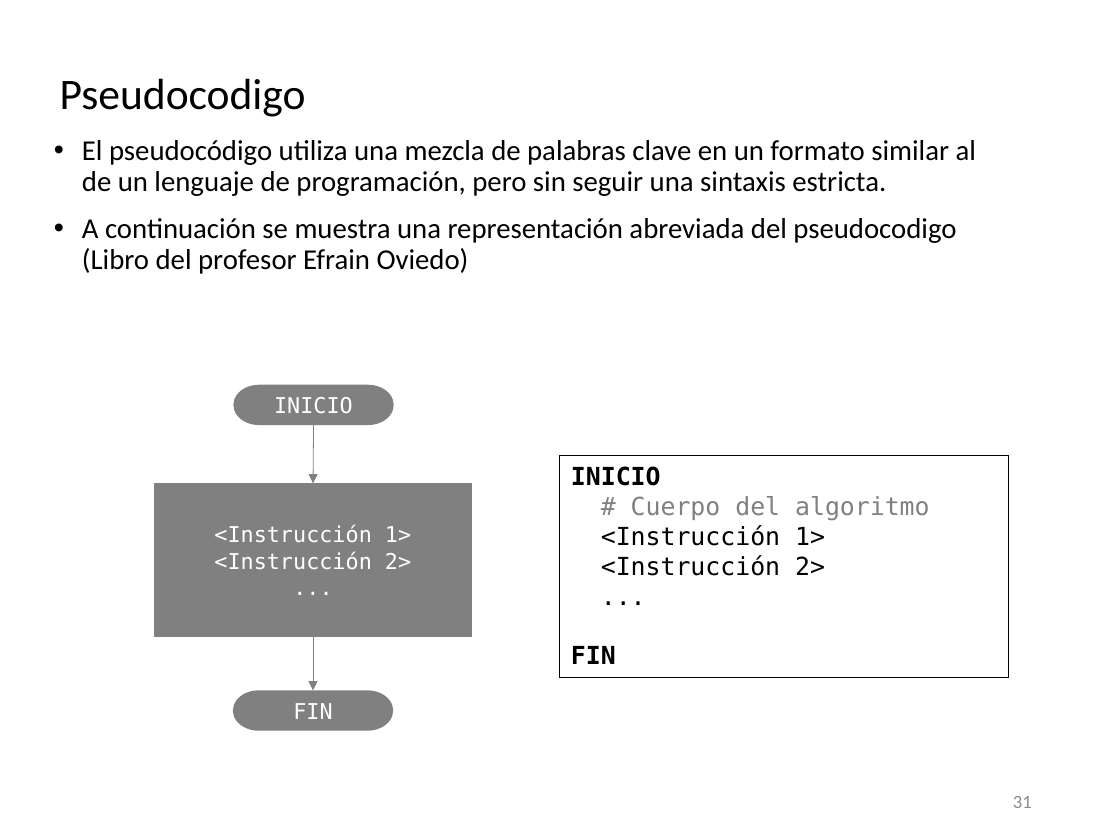
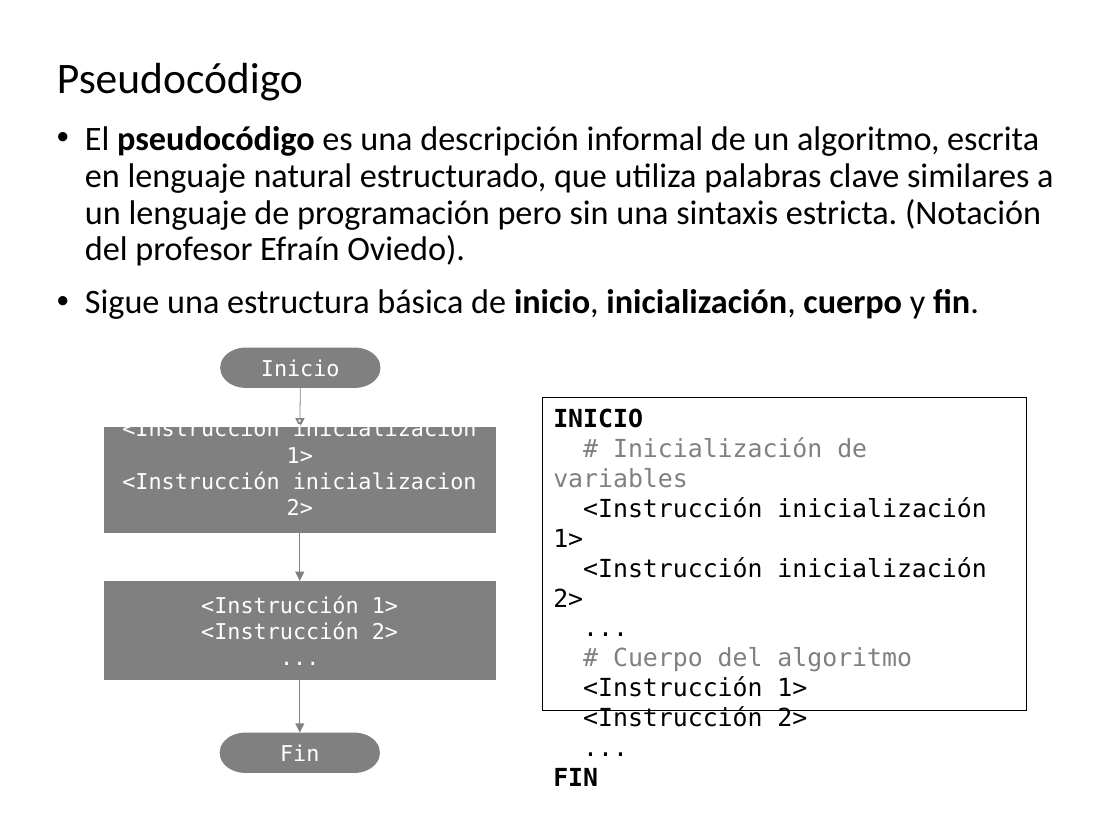
Before and after one commit to algoritmos-UdeA/logica1-20262, a slide deck: slide 37 of clases/2/clase-02.pptx (slide 31 before the commit). Drawn at 1120x840 pixels with LibreOffice and Linux fonts; fonts in the diff are those of the drawing. Boxes give left, top, right and bottom in pixels: in the first picture for what was removed or moved away, otherwise in the second. Text is boxed around its words. In the diff, an @@ line names an element or a change of style, - is before the commit and + after.

```diff
--- a/clases/2/clase-02.pptx
+++ b/clases/2/clase-02.pptx
@@ title at bbox=[57, 62, 303, 101]: text changed @@
-Pseudocodigo
+Pseudocódigo
@@ text at bbox=[85, 126, 1053, 319]: text changed; size 18.5 to 22 pt @@
-• El pseudocódigo utiliza una mezcla de palabras clave en un formato similar al de un lenguaje de programación, pero sin seguir una sintaxis estricta.
-• A continuación se muestra una representación abreviada del pseudocodigo (Libro del profesor Efrain Oviedo)
+• El pseudocódigo es una descripción informal de un algoritmo, escrita en lenguaje natural estructurado, que utiliza palabras clave similares a un lenguaje de programación pero sin una sintaxis estricta. (Notación del profesor Efraín Oviedo).
+• Sigue una estructura básica de inicio, inicialización, cuerpo y fin.
@@ pill shape "Inicio": place and size @@
-pill shape "Inicio" at bbox=[233, 385, 393, 426]
+pill shape "Inicio" at bbox=[221, 347, 381, 388]
@@ text in pill shape at bbox=[261, 359, 340, 376]: text changed @@
-INICIO
+Inicio
@@ arrow moved from (314, 426) - (314, 484) to (300, 388) - (300, 428) @@
@@ rectangle "INICIO": place and size @@
-rectangle "INICIO" at bbox=[560, 456, 1009, 679]
+rectangle "INICIO" at bbox=[542, 398, 1026, 710]
@@ rectangle added at bbox=[103, 428, 496, 534], fill #808080, 14 pt, text #FFFFFF @@
+<Instrucción inicializacion 1>
+<Instrucción inicializacion 2>
+...
@@ text in rectangle at bbox=[553, 437, 986, 607]: paragraphs added @@
+# Inicialización de variables
+<Instrucción inicialización 1>
+<Instrucción inicialización 2>
+...
@@ arrow added from (300, 533) to (300, 581), #808080 0.5 pt @@
@@ rectangle "<Instrucción 1>": place and size @@
-rectangle "<Instrucción 1>" at bbox=[155, 484, 472, 638]
+rectangle "<Instrucción 1>" at bbox=[103, 581, 496, 681]
@@ arrow moved from (314, 637) - (314, 690) to (300, 680) - (300, 732) @@
@@ pill shape "Fin": place and size @@
-pill shape "Fin" at bbox=[233, 690, 393, 730]
+pill shape "Fin" at bbox=[220, 732, 380, 773]
@@ text in pill shape at bbox=[280, 744, 319, 761]: text changed @@
-FIN
+Fin
@@ page number removed at bbox=[1013, 796, 1032, 808] @@
-31
```
Also in this commit, not shown: 15 other slides changed, 17 slides added, 3 slides removed, 10 other files.
